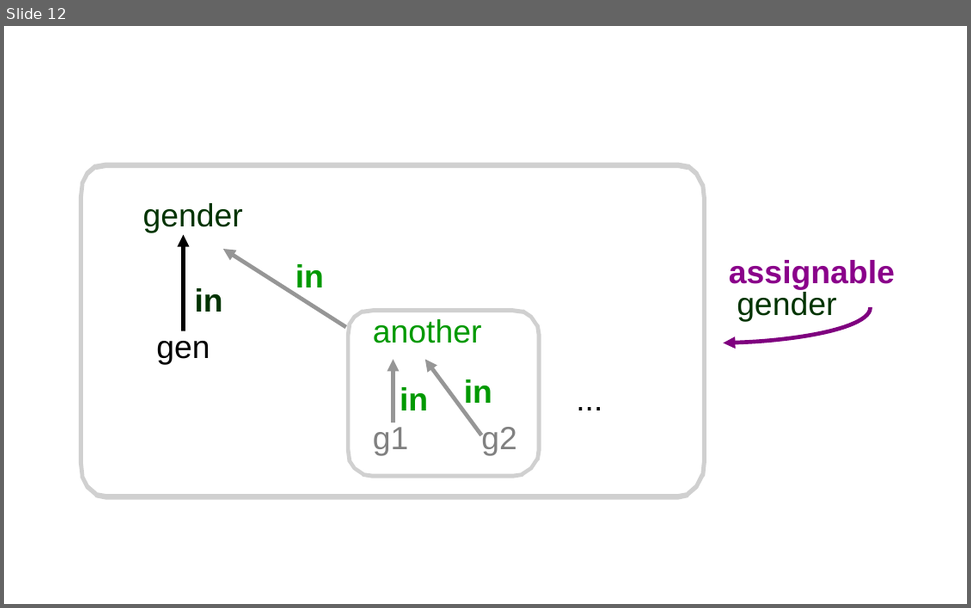
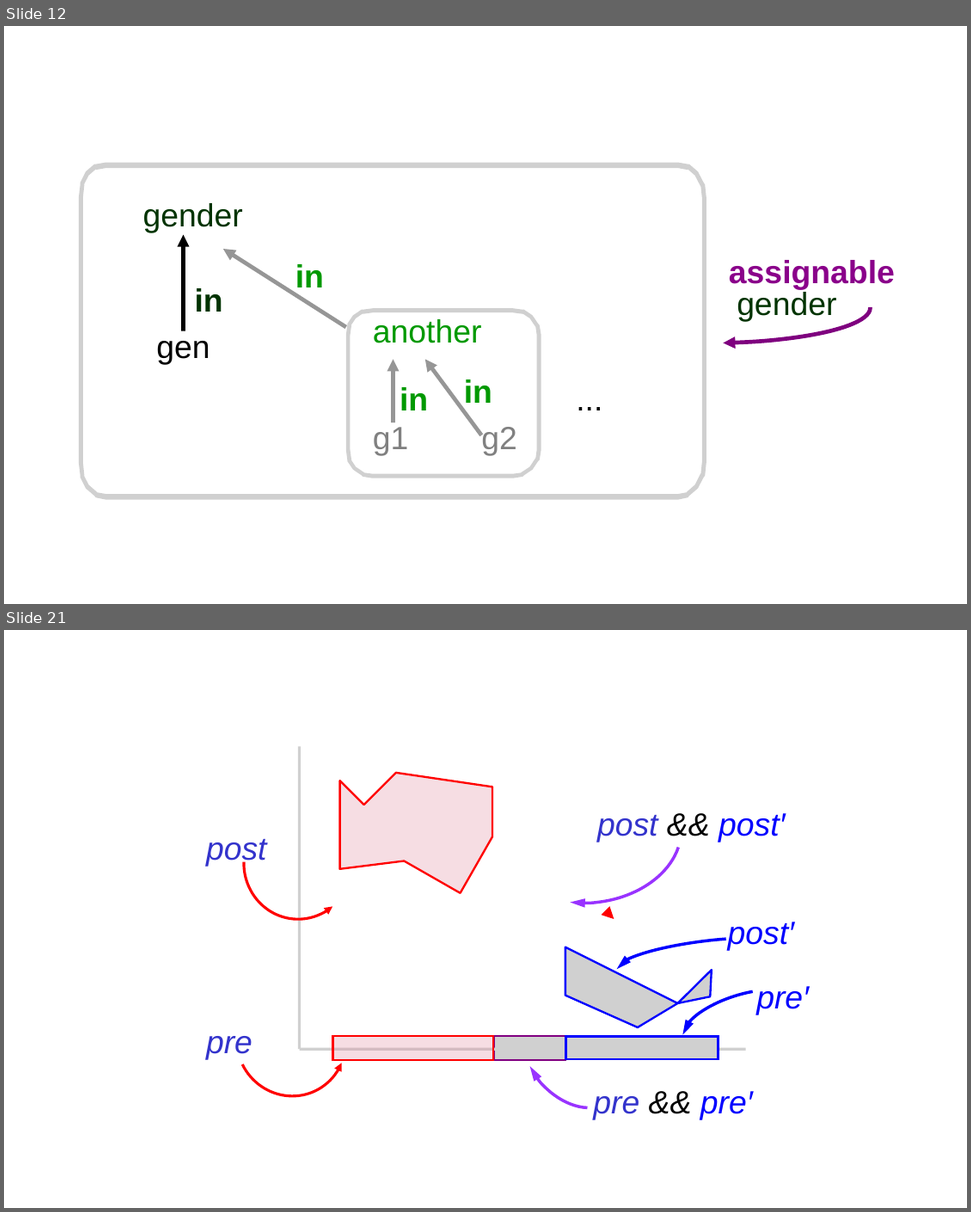
Before and after one commit to GaloisInc/ESCJava2, a slide deck: ESCTools/slides/CAV2007Tutorial/new-diagrams.ppt. Shown one above the other, each under a label of ours: slide 12 before the commit, slides 12 and 21 after it; the slides between them are not shown. The pictures are 971x608 and 971x1212 pixels, drawn with LibreOffice and Linux fonts; fonts in the diff are those of the drawing; grey boxes stand for pictures; background and template pictures are left out. Boxes give left, top, right and bottom in pixels: in the first picture for what was removed or moved away, otherwise in the second. Text is boxed around its words. In the diff, an @@ line names an element or a change of style, - is before the commit and + after.

```diff
--- a/ESCTools/slides/CAV2007Tutorial/new-diagrams.ppt
+++ b/ESCTools/slides/CAV2007Tutorial/new-diagrams.ppt
@@ slide 21 added at box(4, 630, 967, 1208), background #FFFFFF @@
@@ picture added at box(298, 747, 301, 1049) @@
@@ freeform shape added at box(340, 773, 492, 893), fill #E1859B at 28% opacity, outline #FF0000 1.5 pt @@
@@ freeform shape added at box(493, 759, 689, 913), outline #9933FF 2.24 pt @@
@@ freeform shape added at box(242, 806, 353, 921), outline #FF0000 2.01 pt @@
@@ text added at box(597, 813, 785, 842), 24 pt, text #0000FF, italic @@
+post && post′
@@ text added at box(206, 839, 267, 866), 24 pt, text #3333CC, italic @@
+post
@@ arrow added from (614, 919) to (614, 919), #FF0000 3 pt @@
@@ freeform shape added at box(615, 930, 800, 987), outline #0000FF 2.24 pt @@
@@ text added at box(728, 922, 794, 951), 24 pt, text #0000FF, italic @@
+post′
@@ picture added at box(566, 946, 712, 1026) @@
@@ freeform shape added at box(217, 966, 364, 1115), outline #FF0000 2.01 pt @@
@@ freeform shape added at box(675, 977, 814, 1065), outline #0000FF 2.24 pt @@
@@ text added at box(756, 986, 809, 1014), 24 pt, text #0000FF, italic @@
+pre′
@@ freeform shape added at box(508, 1003, 633, 1125), outline #9933FF 2.24 pt @@
@@ text added at box(206, 1036, 253, 1059), 24 pt, text #3333CC, italic @@
+pre
@@ rectangle added at box(333, 1036, 494, 1060), fill #E1859B at 28% opacity, outline #FF0000 1.5 pt @@
@@ picture added at box(493, 1036, 566, 1060) @@
@@ picture added at box(566, 1037, 718, 1060) @@
@@ picture added at box(300, 1048, 747, 1051) @@
@@ text added at box(593, 1091, 753, 1120), 24 pt, text #0000FF, italic @@
+pre && pre′
```
Also in this commit, not shown: 2 slides changed, 13 other slides added, 20 other files.
